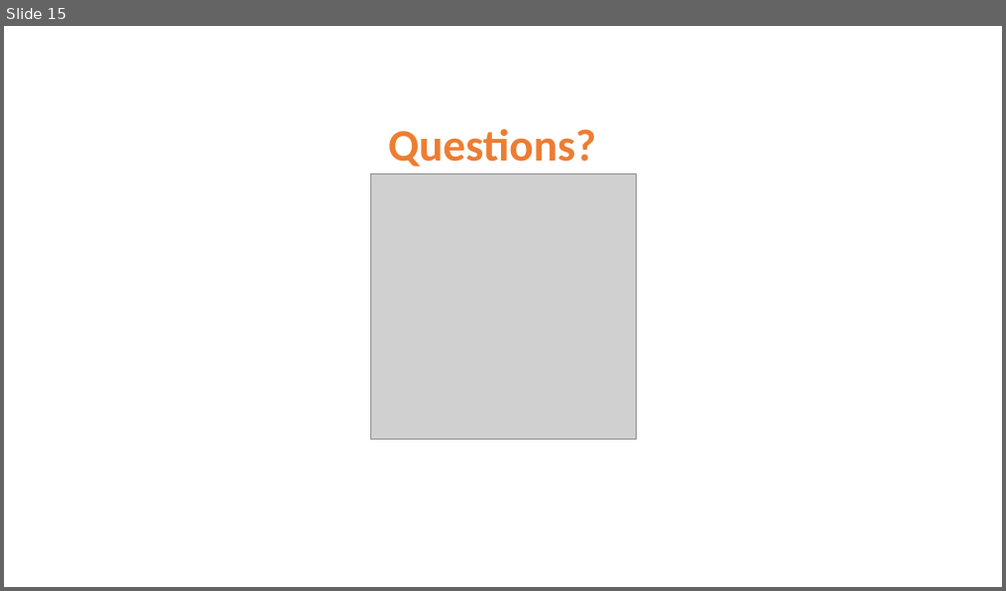
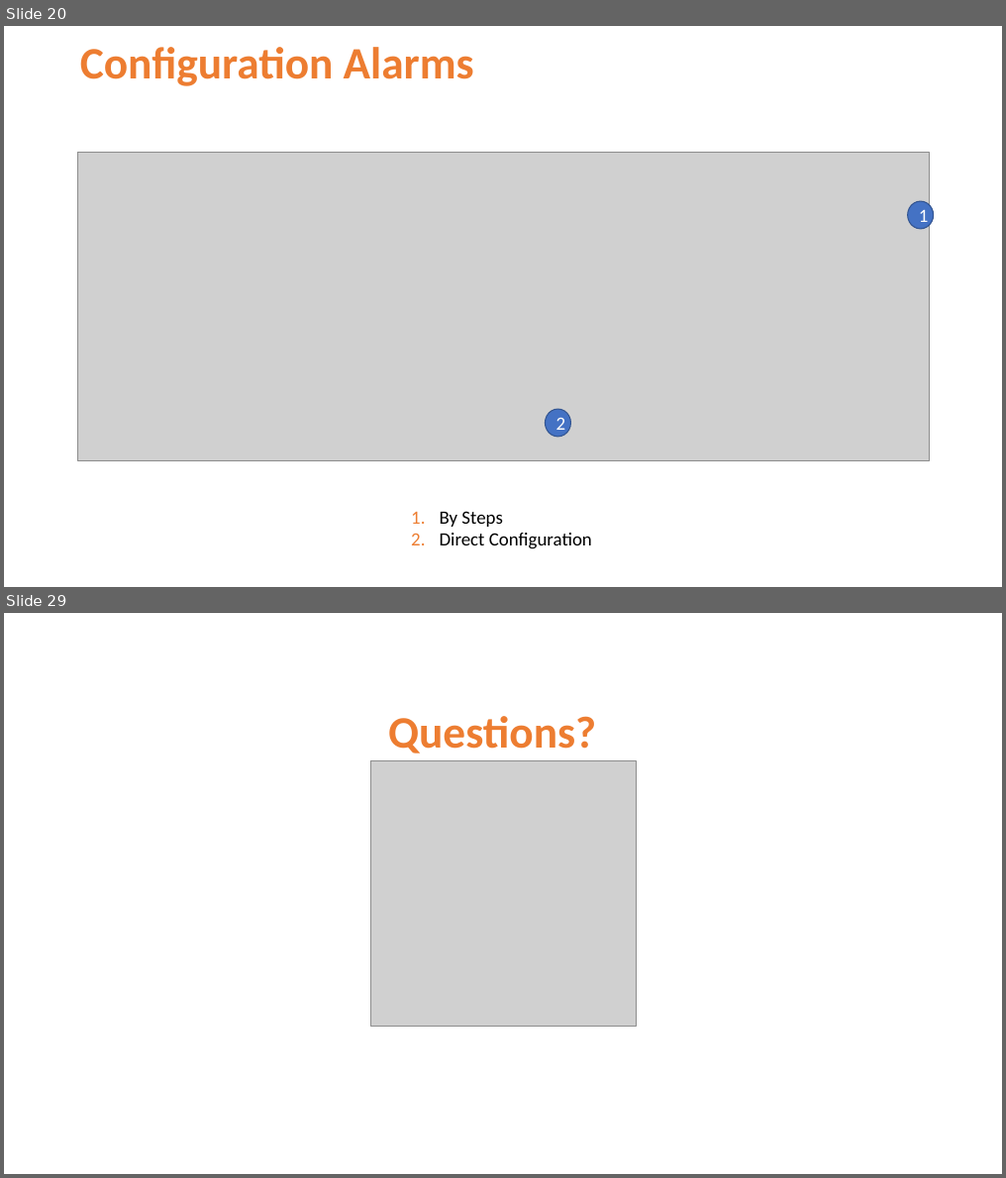
Before and after one commit to Jucer74/ArchitectureMaster, a slide deck: Classes/02-Acounts/ArchitectureMaster-02-Accounts.pptx. Shown one above the other, each under a label of ours: slide 15 before the commit, slides 20 and 29 after it; the slides between them are not shown. The pictures are 1006x591 and 1006x1178 pixels, drawn with LibreOffice and Linux fonts; fonts in the diff are those of the drawing; grey boxes stand for pictures; background and template pictures are left out. Boxes give left, top, right and bottom in pixels: in the first picture for what was removed or moved away, otherwise in the second. Text is boxed around its words. In the diff, an @@ line names an element or a change of style, - is before the commit and + after.

```diff
--- a/Classes/02-Acounts/ArchitectureMaster-02-Accounts.pptx
+++ b/Classes/02-Acounts/ArchitectureMaster-02-Accounts.pptx
@@ slide 20 added at bbox=[4, 26, 1002, 587], background #FFFFFF @@
@@ title added at bbox=[80, 47, 474, 86], 43.2 pt, text #ED7D31, bold @@
+Configuration Alarms
@@ picture added at bbox=[77, 153, 930, 461] @@
@@ ellipse added at bbox=[908, 201, 933, 229], fill #4472C4, outline #325491 1 pt, 18 pt, text #FFFFFF @@
+1
@@ ellipse added at bbox=[546, 409, 570, 437], fill #4472C4, outline #325491 1 pt, 18 pt, text #FFFFFF @@
+2
@@ text added at bbox=[440, 511, 592, 550], 18 pt, text #000000 @@
+1. By Steps
+2. Direct Configuration
@@ what was slide 15 is now slide 29 @@
```
Also in this commit, not shown: 2 slides changed, 13 other slides added.
